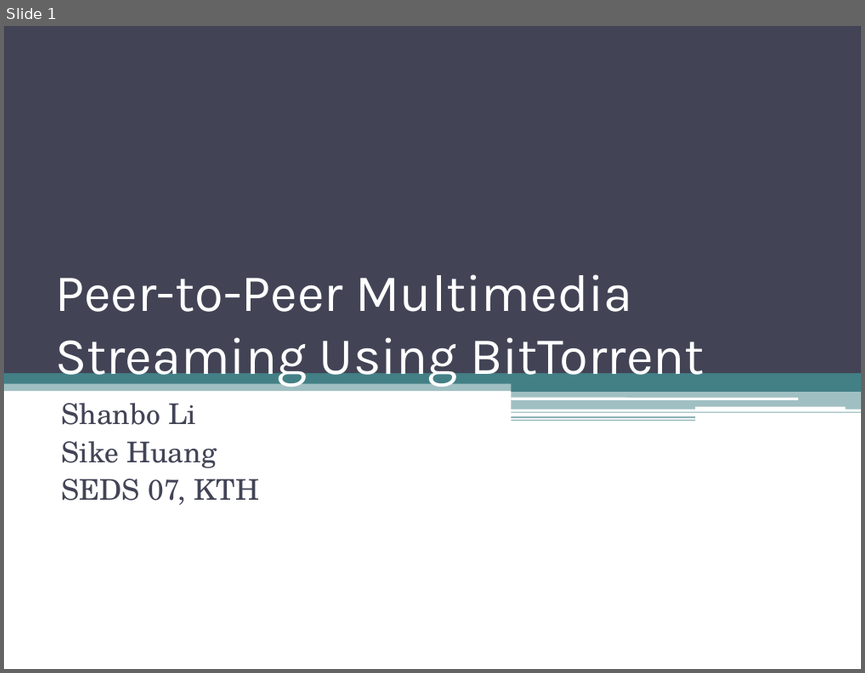
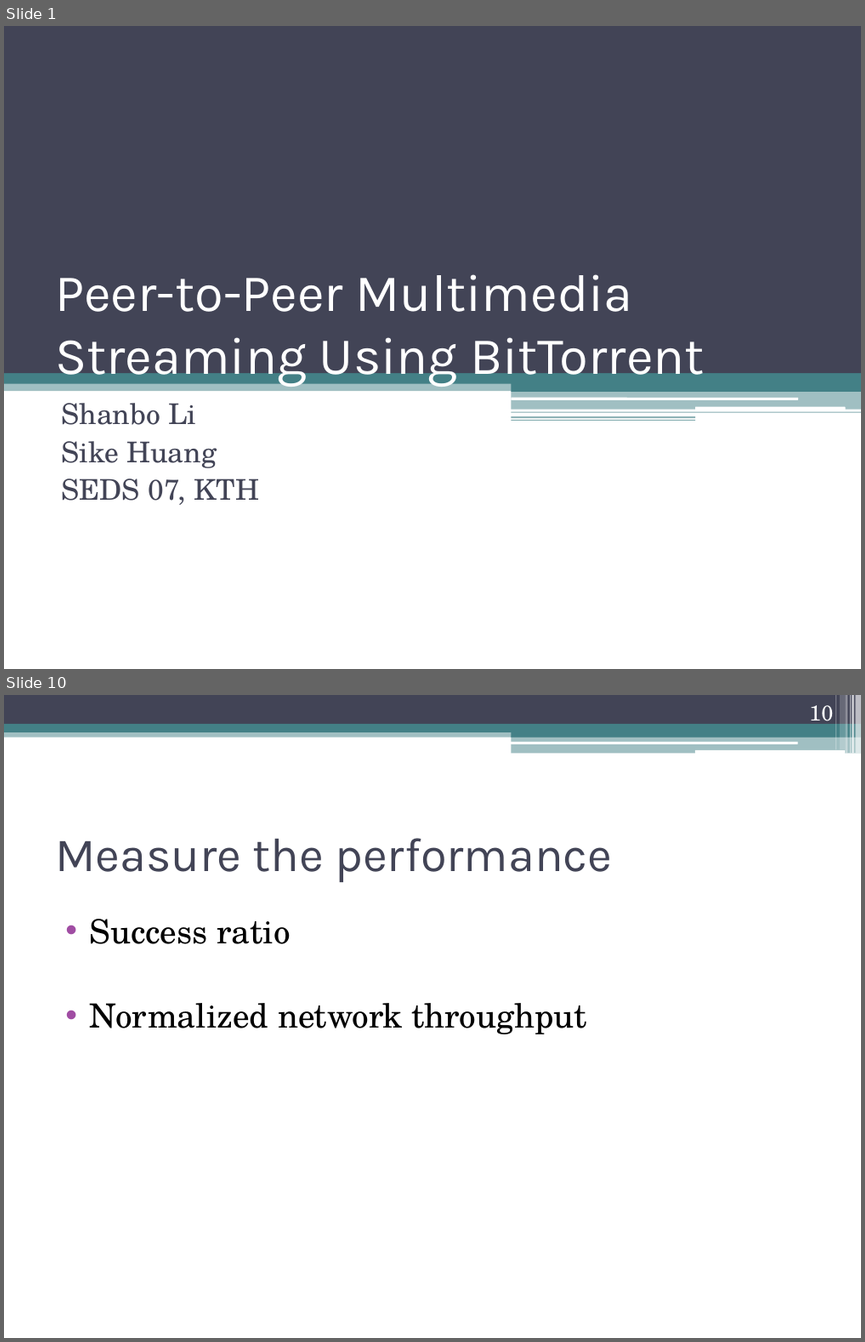
Before and after one commit to sikeh/shanbolishomework, a slide deck: Distributed Computing, Peer-to-Peer and GRIDS/final presentation/ppt/Peer-to-Peer Multimedia Streaming Using BitTorrent.pptx. Shown one above the other, each under a label of ours: slide 1 before the commit, slides 1 and 10 after it; the slides between them are not shown. The pictures are 865x673 and 865x1342 pixels, drawn with LibreOffice and Linux fonts; fonts in the diff are those of the drawing. Boxes give left, top, right and bottom in pixels: in the first picture for what was removed or moved away, otherwise in the second. Text is boxed around its words. In the diff, an @@ line names an element or a change of style, - is before the commit and + after.

```diff
--- a/Distributed Computing, Peer-to-Peer and GRIDS/final presentation/ppt/Peer-to-Peer Multimedia Streaming Using BitTorrent.pptx
+++ b/Distributed Computing, Peer-to-Peer and GRIDS/final presentation/ppt/Peer-to-Peer Multimedia Streaming Using BitTorrent.pptx
@@ slide 10 added at (x1=4, y1=695, x2=861, y2=1338), background #FFFFFF @@
@@ rectangle added at (x1=4, y1=695, x2=861, y2=724), fill #424456 @@
@@ page number added at (x1=809, y1=705, x2=833, y2=727), 18 pt, text #FFFFFF @@
+10
@@ rectangle added at (x1=835, y1=695, x2=836, y2=750), fill #FFFFFF at 30% opacity @@
@@ rectangle added at (x1=840, y1=695, x2=845, y2=750), fill #FFFFFF at 20% opacity @@
@@ rectangle added at (x1=846, y1=695, x2=848, y2=754), fill #FFFFFF at 40% opacity @@
@@ rectangle added at (x1=850, y1=695, x2=851, y2=754), fill #FFFFFF at 60% opacity @@
@@ rectangle added at (x1=851, y1=695, x2=854, y2=754), fill #FFFFFF at 65% opacity @@
@@ rectangle added at (x1=856, y1=695, x2=861, y2=754), fill #FFFFFF at 65% opacity @@
@@ rectangle added at (x1=4, y1=729, x2=861, y2=737), fill #438086 at 50% opacity @@
@@ rectangle added at (x1=4, y1=724, x2=861, y2=732), fill #438086 @@
@@ rounded rectangle added at (x1=511, y1=741, x2=797, y2=743), fill #FFFFFF @@
@@ rectangle added at (x1=511, y1=728, x2=861, y2=737), fill #438086 @@
@@ rectangle added at (x1=511, y1=736, x2=861, y2=754), fill #438086 at 50% opacity @@
@@ rounded rectangle added at (x1=694, y1=750, x2=845, y2=754), fill #FFFFFF @@
@@ title added at (x1=55, y1=838, x2=612, y2=882), 40 pt, text #424456 @@
+Measure the performance
@@ text added at (x1=90, y1=919, x2=587, y2=1034), 28 pt, text #000000 @@
+• Success ratio
+• Normalized network throughput
```
Also in this commit, not shown: 6 slides changed, 4 other slides added, 3 other files.
